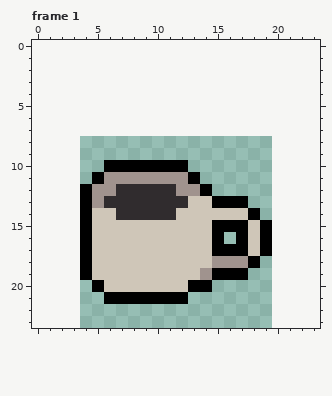
File history of a pixel-art file, res/ase/cup.aseprite. Above: the version before the commit.
16x16 pixels, 1 frame. Shown: frame 1. The old version is drawn lined up with the new one, on the new canvas. The commit also changed other frames, which this record leaves out.
After:
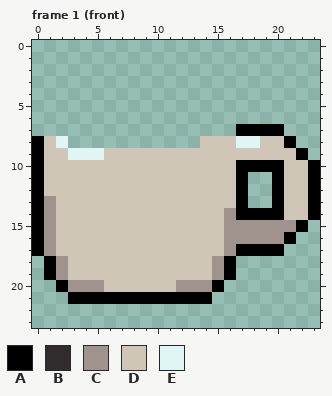
Palette (. is transparent): A #000000  B #302c2e  C #a0938e  D #cfc6b8  E #dff6f5
Log entry: changed sensor location and cup capacity based on measurement
The edit:
{"change": "canvas 16x16 -> 24x24, the old top-left corner now at 4,8"}
{"where": "frame 1 (front)"}
{"frame":1,"y":7,"x":17,"old":"....","new":"AAAA"}
{"frame":1,"y":8,"x":0,"old":"...","new":"ADE"}
{"frame":1,"y":8,"x":14,"old":"........","new":"DDDEEDDA"}
{"frame":1,"y":9,"x":0,"old":".......................","new":"ADDEEEDDDDDDDDDDDDDDDDA"}
{"frame":1,"y":10,"x":0,"old":"......AAAAAAA...........","new":"ADDDDDDDDDDDDDDDDAAAADDA"}
{"frame":1,"y":11,"x":0,"old":".....ACCCCCCCA....","new":"ADDDDDDDDDDDDDDDDA"}
{"frame":1,"y":11,"x":20,"old":"....","new":"ADDA"}
{"frame":1,"y":12,"x":0,"old":"....ACCBBBBBCCA...","new":"ADDDDDDDDDDDDDDDDA"}
{"frame":1,"y":12,"x":20,"old":"....","new":"ADDA"}
{"frame":1,"y":13,"x":0,"old":"....ACBBBBBBB","new":"ACDDDDDDDDDDD"}
{"frame":1,"y":13,"x":15,"old":"AA","new":"DD"}
{"frame":1,"y":13,"x":20,"old":"....","new":"ADDA"}
{"frame":1,"y":14,"x":0,"old":"....A","new":"ACDDD"}
{"frame":1,"y":14,"x":7,"old":"BBBBB","new":"DDDDD"}
{"frame":1,"y":14,"x":16,"old":"DD","new":"CA"}
{"frame":1,"y":14,"x":19,"old":".....","new":"AADDA"}
{"frame":1,"y":15,"x":0,"old":"....A","new":"ACDDD"}
{"frame":1,"y":15,"x":15,"old":"AAADA...","new":"DCCCCCCA"}
{"frame":1,"y":16,"x":0,"old":"....A","new":"ACDDD"}
{"frame":1,"y":16,"x":15,"old":"A.ADA..","new":"DCCCCCA"}
{"frame":1,"y":17,"x":0,"old":"....A","new":"ACDDD"}
{"frame":1,"y":17,"x":15,"old":"AA","new":"DC"}
{"frame":1,"y":17,"x":18,"old":"D","new":"A"}
{"frame":1,"y":17,"x":20,"old":".","new":"A"}
{"frame":1,"y":18,"x":1,"old":"...A","new":"ACDD"}
{"frame":1,"y":18,"x":16,"old":"CCA","new":"A.."}
{"frame":1,"y":19,"x":1,"old":"...A","new":"ACDD"}
{"frame":1,"y":19,"x":14,"old":"CA","new":"DC"}
{"frame":1,"y":19,"x":17,"old":"A","new":"."}
{"frame":1,"y":20,"x":2,"old":"...A","new":"ACCC"}
{"frame":1,"y":20,"x":12,"old":"DAA.","new":"CCCA"}
{"frame":1,"y":21,"x":3,"old":"...","new":"AAA"}
{"frame":1,"y":21,"x":13,"old":"..","new":"AA"}
{"label":"changed","picture_box":[32,124,320,304]}
